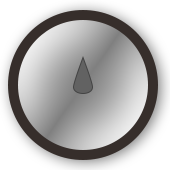
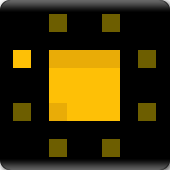
The second 170px x 170px image is a revision of the first. Changes to its layers:
hid group "Basic" (3 layers) over [8, 10, 158, 160]
showed group "Page" (4 layers) over [0, 0, 170, 170]
painted on "圆角矩形 1 拷贝" over [0, 0, 170, 21]
painted on "圆角矩形 1 拷贝 2" over [0, 149, 170, 170]
painted on "1" over [13, 14, 156, 157]
painted on "圆角矩形 1" over [0, 0, 170, 170]
